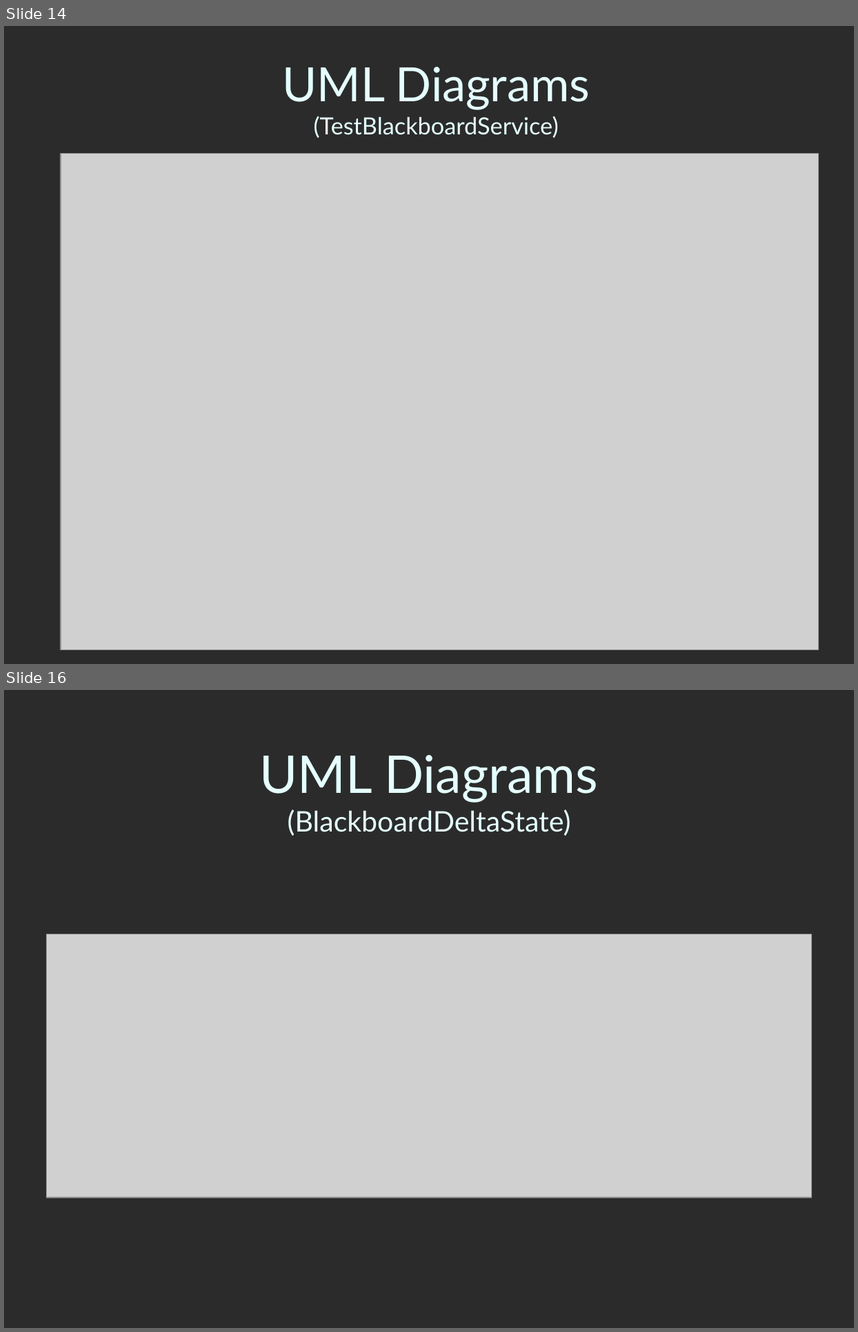
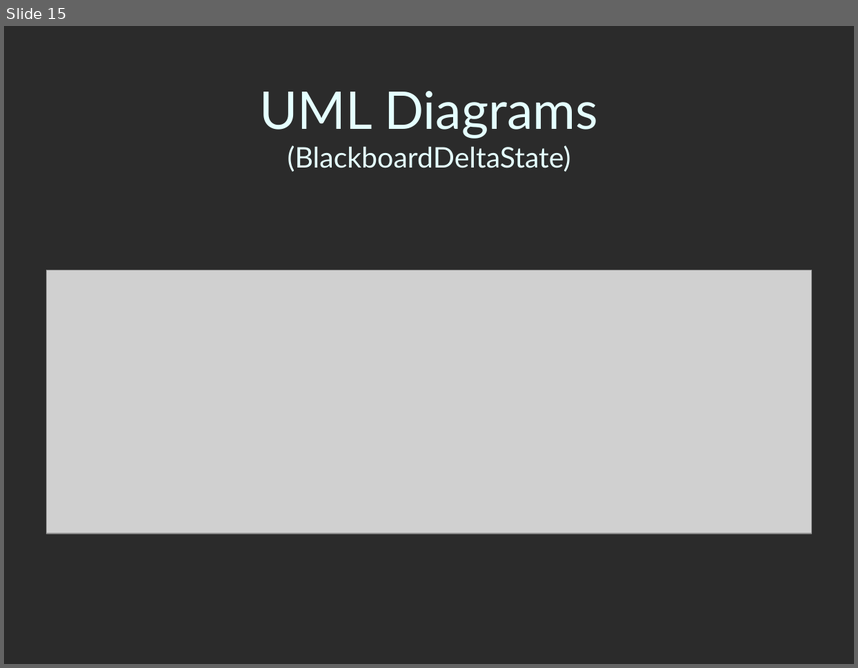
Before and after one commit to codeaudit/cougaar-cougaarunit, a slide deck: CougaarUnit/Cougaar Test Framework.ppt. Shown one above the other, each under a label of ours: slides 14 and 16 before the commit, slide 15 after it; the slides between them are not shown. The pictures are 858x1332 and 858x668 pixels, drawn with LibreOffice and Linux fonts; fonts in the diff are those of the drawing; grey boxes stand for pictures; background and template pictures are left out; a plain dark background stands for a picture behind light text. Boxes give left, top, right and bottom in pixels: in the first picture for what was removed or moved away, otherwise in the second. Text is boxed around its words. In the diff, an @@ line names an element or a change of style, - is before the commit and + after.

```diff
--- a/CougaarUnit/Cougaar Test Framework.ppt
+++ b/CougaarUnit/Cougaar Test Framework.ppt
@@ slide 14 removed at (4,26,854,664), background picture (left out) @@
@@ title removed at (282,67,590,138) @@
-UML Diagrams
-(TestBlackboardService)
@@ picture removed at (61,154,819,649) @@
@@ what was slide 16 is now slide 15 @@
```
Also in this commit, not shown: 1 slide changed, 1 slide added, 1 other slide removed, 1 other file.
